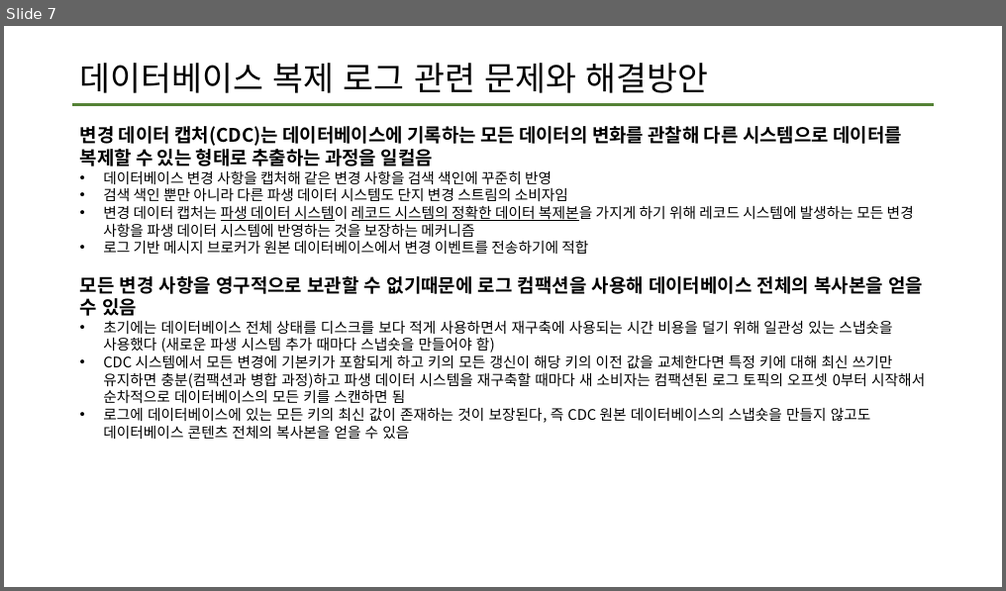
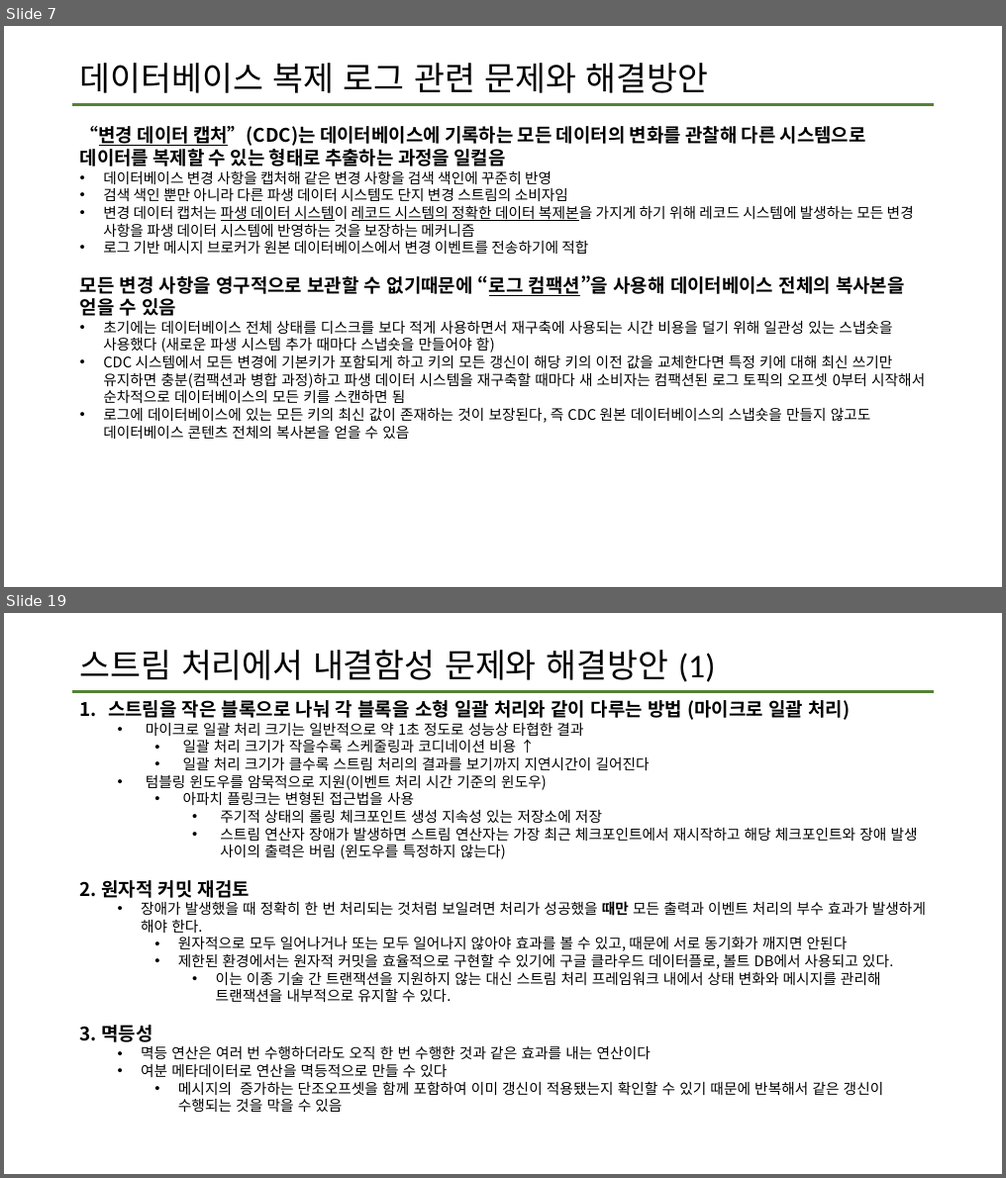
Before and after one commit to data-system-wiki/designing-data-intensive-applications, a slide deck: resources/chapter 11 summary.pptx. Shown one above the other, each under a label of ours: slide 7 before the commit, slides 7 and 19 after it; the slides between them are not shown. The pictures are 1006x591 and 1006x1178 pixels, drawn with LibreOffice and Linux fonts; fonts in the diff are those of the drawing. Boxes give left, top, right and bottom in pixels: in the first picture for what was removed or moved away, otherwise in the second. Text is boxed around its words. In the diff, an @@ line names an element or a change of style, - is before the commit and + after.

Commit message:
11장 마지막 업데이트
스트림처리에서 내결함성 문제를 해결하는 방법까지

```diff
--- a/resources/chapter 11 summary.pptx
+++ b/resources/chapter 11 summary.pptx
@@ slide 19 added at (4, 613, 1002, 1174), background #FFFFFF; not listed: 1 template element that a slide beside it also shows @@
@@ title added at (80, 650, 715, 682), 32 pt, text #000000 @@
+스트림 처리에서 내결함성 문제와 해결방안 (1)
@@ text added at (80, 700, 926, 1112), 14 pt, text #000000 @@
+1. 스트림을 작은 블록으로 나눠 각 블록을 소형 일괄 처리와 같이 다루는 방법 (마이크로 일괄 처리)
+  • 마이크로 일괄 처리 크기는 일반적으로 약 1초 정도로 성능상 타협한 결과
+    • 일괄 처리 크기가 작을수록 스케줄링과 코디네이션 비용 ↑
+    • 일괄 처리 크기가 클수록 스트림 처리의 결과를 보기까지 지연시간이 길어진다
+  • 텀블링 윈도우를 암묵적으로 지원(이벤트 처리 시간 기준의 윈도우)
+    • 아파치 플링크는 변형된 접근법을 사용
+      • 주기적 상태의 롤링 체크포인트 생성 지속성 있는 저장소에 저장
+      • 스트림 연산자 장애가 발생하면 스트림 연산자는 가장 최근 체크포인트에서 재시작하고 해당 체크포인트와 장애 발생 사이의 출력은 버림 (윈도우를 특정하지 않는다)
+2. 원자적 커밋 재검토
+  • 장애가 발생했을 때 정확히 한 번 처리되는 것처럼 보일려면 처리가 성공했을 때만 모든 출력과 이벤트 처리의 부수 효과가 발생하게 해야 한다.
+    • 원자적으로 모두 일어나거나 또는 모두 일어나지 않아야 효과를 볼 수 있고, 때문에 서로 동기화가 깨지면 안된다
+    • 제한된 환경에서는 원자적 커밋을 효율적으로 구현할 수 있기에 구글 클라우드 데이터플로, 볼트 DB에서 사용되고 있다.
+      • 이는 이종 기술 간 트랜잭션을 지원하지 않는 대신 스트림 처리 프레임워크 내에서 상태 변화와 메시지를 관리해 트랜잭션을 내부적으로 유지할 수 있다.
+3. 멱등성
+  • 멱등 연산은 여러 번 수행하더라도 오직 한 번 수행한 것과 같은 효과를 내는 연산이다
+  • 여분 메타데이터로 연산을 멱등적으로 만들 수 있다
+    • 메시지의 증가하는 단조오프셋을 함께 포함하여 이미 갱신이 적용됐는지 확인할 수 있기 때문에 반복해서 같은 갱신이 수행되는 것을 막을 수 있음
@@ slide 7 changed as well @@
@@ text at (80, 126, 866, 167): text changed @@
-변경 데이터 캡처(CDC)는 데이터베이스에 기록하는 모든 데이터의 변화를 관찰해 다른 시스템으로 데이터를 복제할 수 있는 형태로 추출하는 과정을 일컬음
+“변경 데이터 캡처”(CDC)는 데이터베이스에 기록하는 모든 데이터의 변화를 관찰해 다른 시스템으로 데이터를 복제할 수 있는 형태로 추출하는 과정을 일컬음
@@ text at (80, 275, 905, 316): text changed @@
-모든 변경 사항을 영구적으로 보관할 수 없기때문에 로그 컴팩션을 사용해 데이터베이스 전체의 복사본을 얻을 수 있음
+모든 변경 사항을 영구적으로 보관할 수 없기때문에 “로그 컴팩션”을 사용해 데이터베이스 전체의 복사본을 얻을 수 있음
```
Also in this commit, not shown: 1 other slide changed, 11 other slides added.
